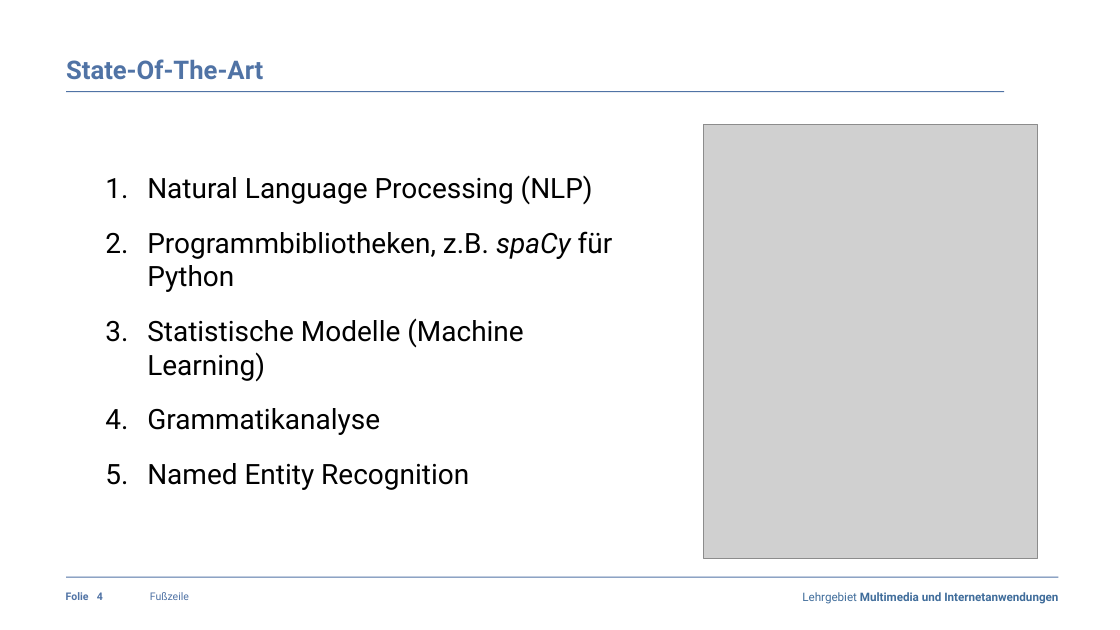
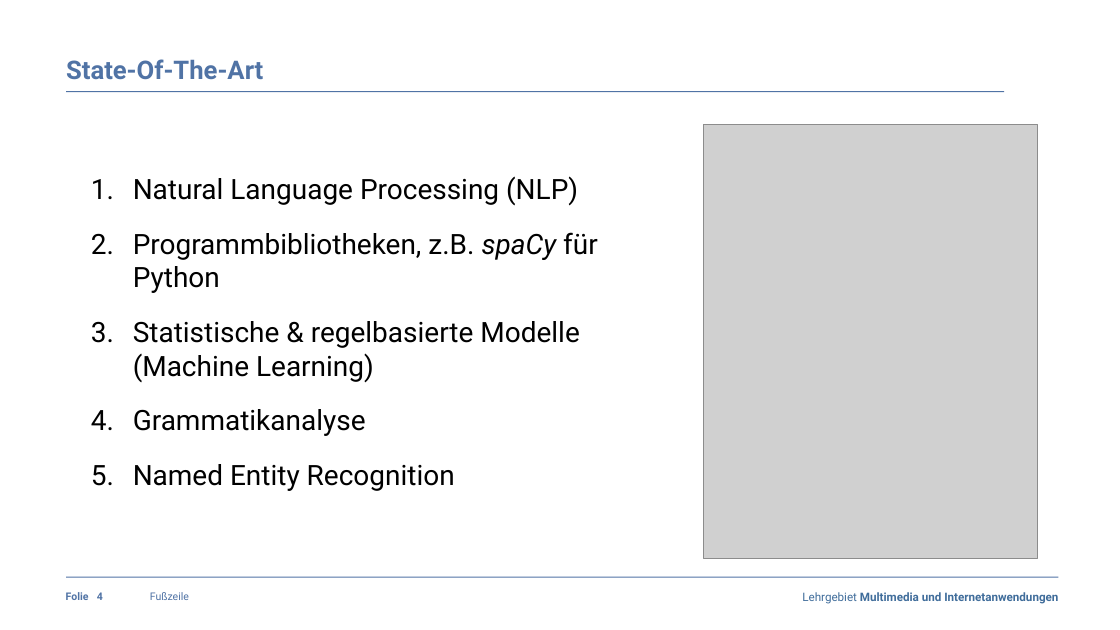
Before and after one commit to claraja/NLP_63458_WS22, a slide deck: slide 4 of Praesentation/Praesentation_Fachpraktikum_MedExtractor_Gruppe5.pptx. Drawn at 1120x630 pixels with LibreOffice and Linux fonts; fonts in the diff are those of the drawing; grey boxes stand for pictures; background and template pictures are left out. Boxes give left, top, right and bottom in pixels: in the first picture for what was removed or moved away, otherwise in the second. Text is boxed around its words. In the diff, an @@ line names an element or a change of style, - is before the commit and + after.

```diff
--- a/Praesentation/Praesentation_Fachpraktikum_MedExtractor_Gruppe5.pptx
+++ b/Praesentation/Praesentation_Fachpraktikum_MedExtractor_Gruppe5.pptx
@@ text "Natural Language Processing (NLP)": place and size @@
-text "Natural Language Processing (NLP)" at <box>147,175,613,490</box>
+text "Natural Language Processing (NLP)" at <box>133,176,598,491</box>
@@ text at <box>133,321,579,382</box>: text changed @@
-3. Statistische Modelle (Machine Learning)
+3. Statistische & regelbasierte Modelle (Machine Learning)
```
Also in this commit, not shown: 2 other slides changed, 1 slide added, 1 other file.
